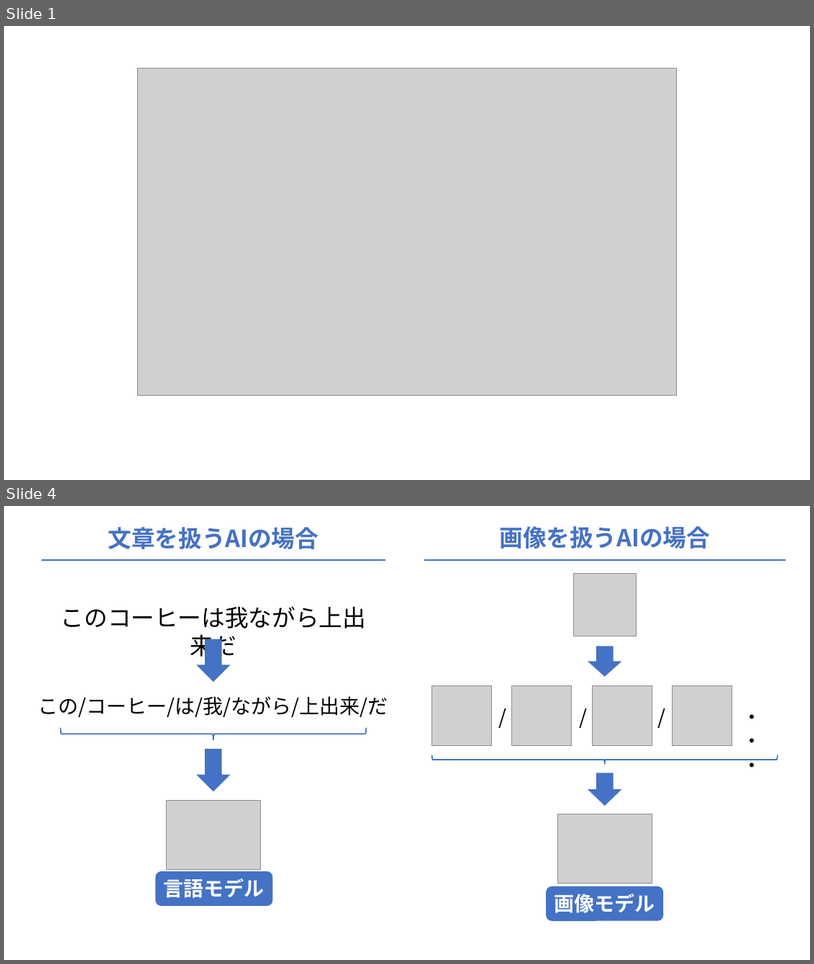
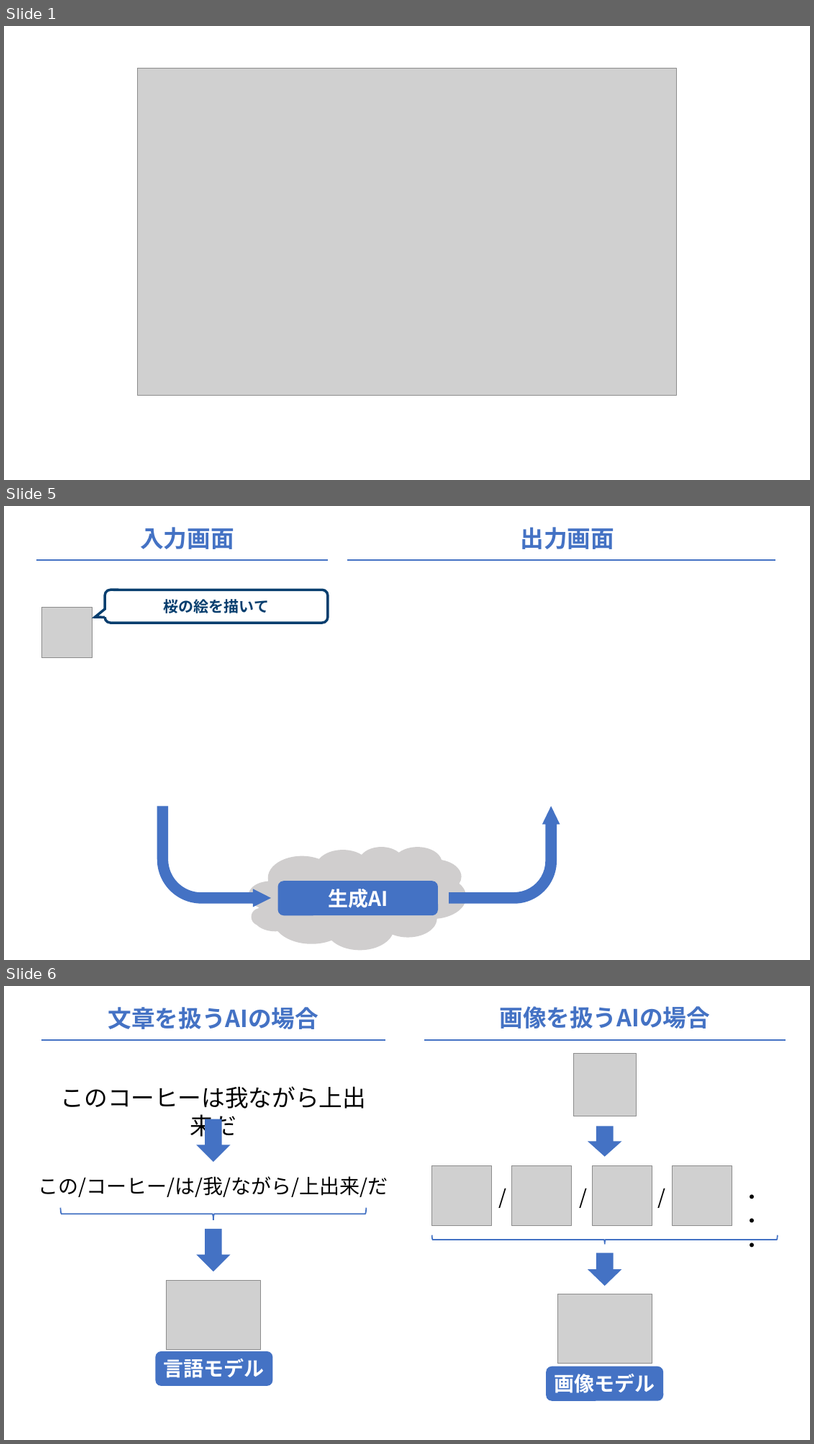
Before and after one commit to liber-craft-co-ltd/book_impress_text-image-basic, a slide deck: images.pptx. Shown one above the other, each under a label of ours: slides 1 and 4 before the commit, slides 1, 5 and 6 after it; the slides between them are not shown. The pictures are 814x964 and 814x1444 pixels, drawn with LibreOffice and Linux fonts; fonts in the diff are those of the drawing; grey boxes stand for pictures. Boxes give left, top, right and bottom in pixels: in the first picture for what was removed or moved away, otherwise in the second. Text is boxed around its words. In the diff, an @@ line names an element or a change of style, - is before the commit and + after.

```diff
--- a/images.pptx
+++ b/images.pptx
@@ slide 5 added at box(4, 506, 810, 960), background #FFFFFF @@
@@ text added at box(140, 527, 234, 549), 28 pt, text #4472C4, bold @@
+入力画面
@@ text added at box(521, 527, 615, 549), 28 pt, text #4472C4, bold @@
+出力画面
@@ line added from (36, 560) to (328, 560), #4472C4 2.25 pt @@
@@ line added from (347, 560) to (776, 560), #4472C4 2.25 pt @@
@@ rounded speech box added at box(105, 590, 328, 622), outline #073E6E 3 pt, 18 pt, text #073E6E, bold @@
+桜の絵を描いて
@@ picture added at box(41, 608, 92, 658) @@
@@ bent arrow added at box(157, 806, 271, 907), fill #4472C4 @@
@@ bent arrow added at box(449, 806, 561, 903), fill #4472C4 @@
@@ thought cloud added at box(249, 847, 467, 950), fill #D0CECE @@
@@ rounded rectangle added at box(278, 880, 438, 915), fill #4472C4 @@
@@ text added at box(328, 888, 388, 908), 24 pt, text #FFFFFF, bold @@
+生成AI
@@ what was slide 4 is now slide 6 @@
```
Also in this commit, not shown: 3 slides changed, 5 other slides added, 43 other files.
